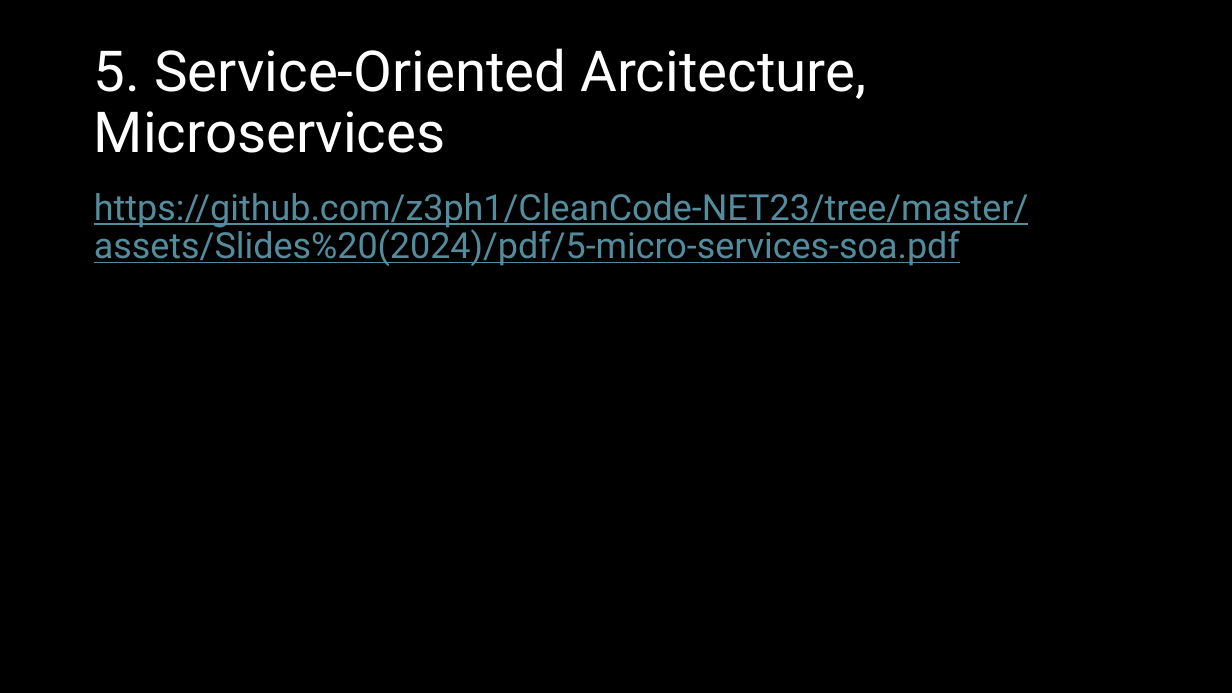
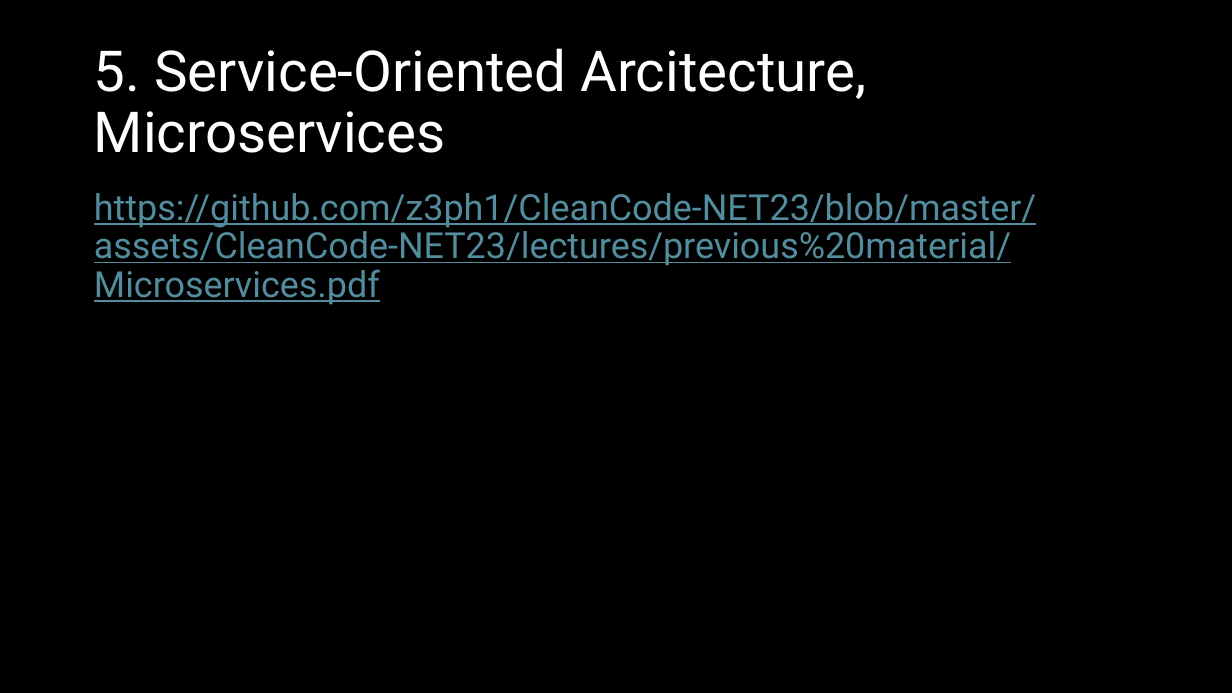
Before and after one commit to z3ph1/CleanCode-NET23, a slide deck: slide 10 of assets/CleanCode-NET23/lectures/pptx/0-clean-code.pptx. Drawn at 1232x693 pixels with LibreOffice and Linux fonts; fonts in the diff are those of the drawing. Boxes give left, top, right and bottom in pixels: in the first picture for what was removed or moved away, otherwise in the second. Text is boxed around its words. In the diff, an @@ line names an element or a change of style, - is before the commit and + after.

```diff
--- a/assets/CleanCode-NET23/lectures/pptx/0-clean-code.pptx
+++ b/assets/CleanCode-NET23/lectures/pptx/0-clean-code.pptx
@@ text at bbox=[94, 193, 1036, 305]: text changed @@
-https://github.com/z3ph1/CleanCode-NET23/tree/master/assets/Slides%20(2024)/pdf/5-micro-services-soa.pdf
+https://github.com/z3ph1/CleanCode-NET23/blob/master/assets/CleanCode-NET23/lectures/previous%20material/Microservices.pdf
```
Also in this commit, not shown: 6 other slides changed, 5 other files.
